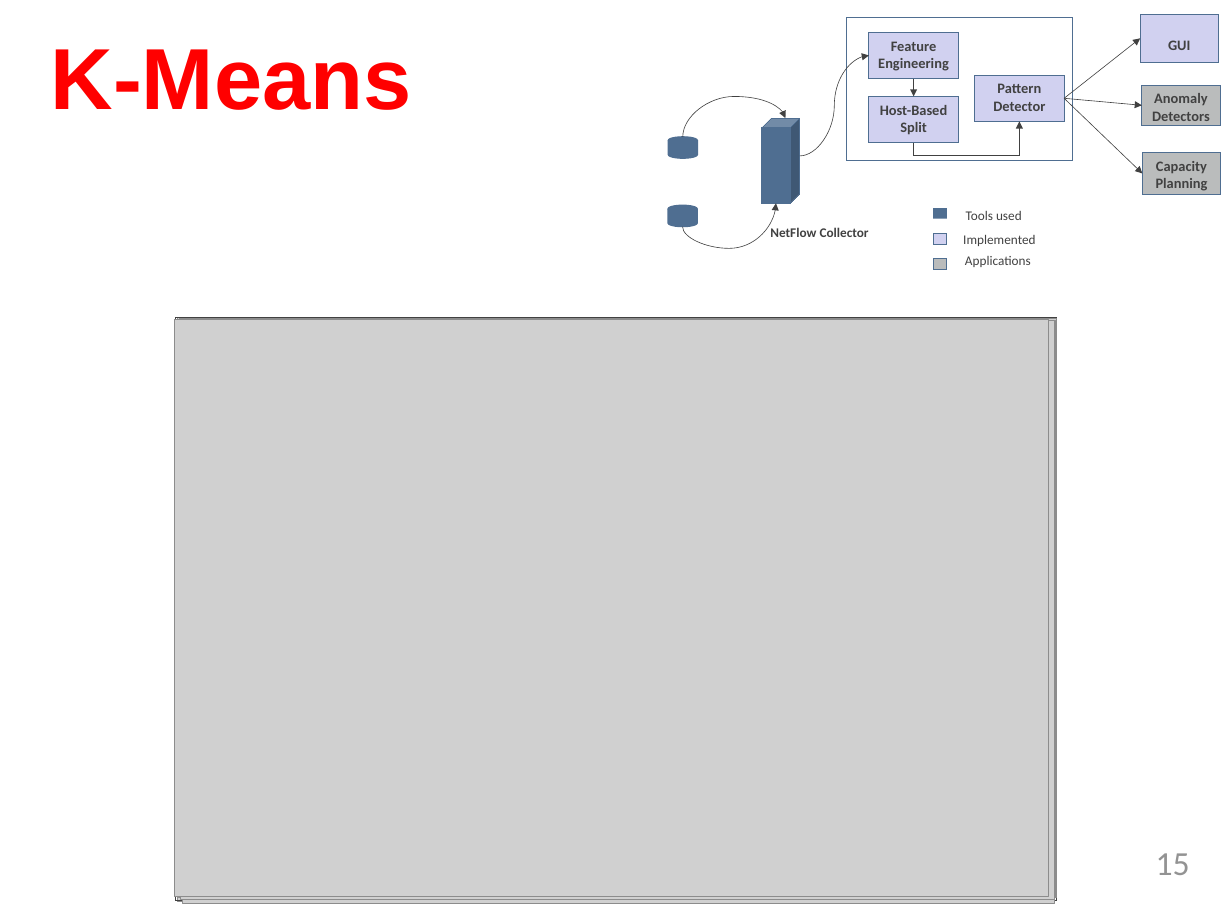
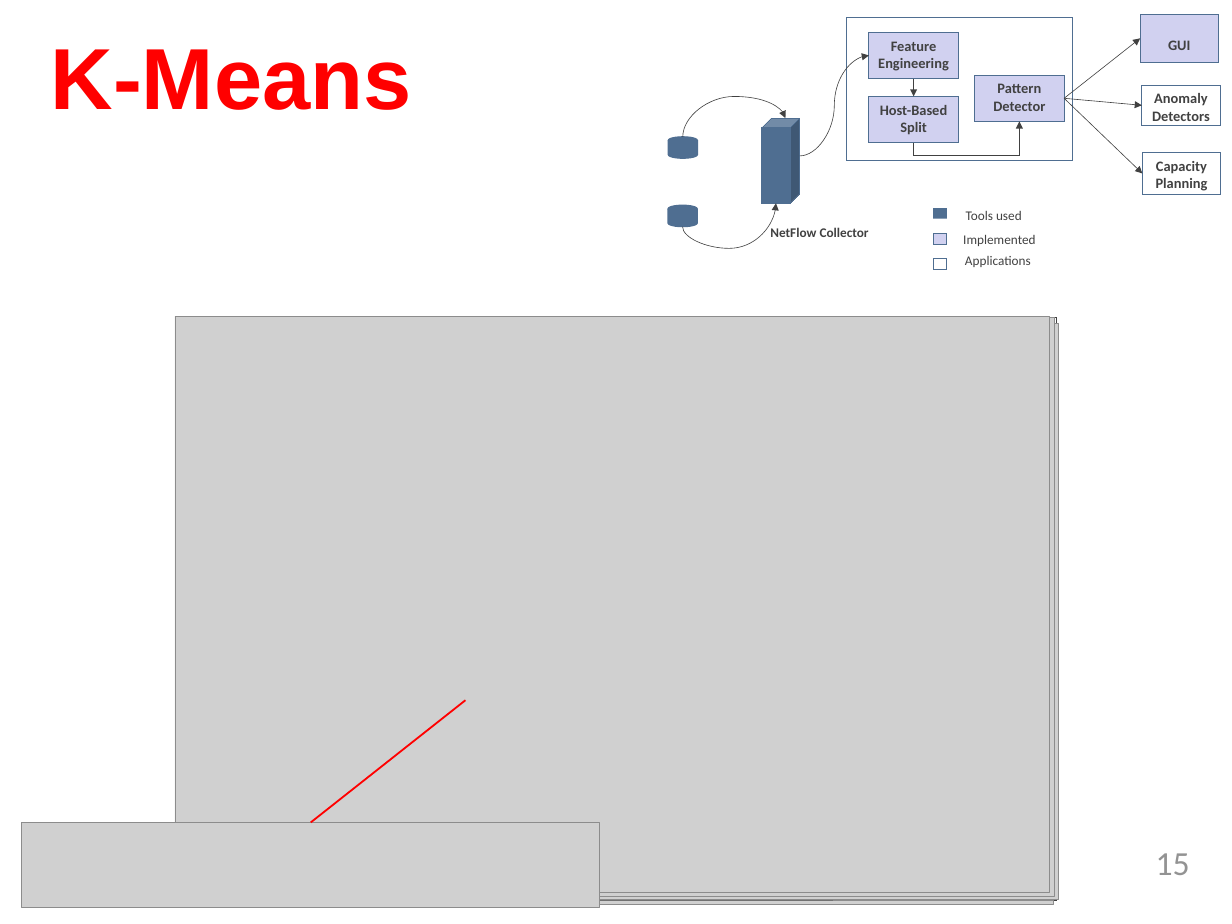
Before and after one commit to TejaKommineni/KnowNet, a slide deck: slide 15 of My Thesis/sample-thesis-0/Thesis_Defense.pptx. Drawn at 1232x924 pixels with LibreOffice and Linux fonts; fonts in the diff are those of the drawing; grey boxes stand for pictures; background and template pictures are left out. Boxes give left, top, right and bottom in pixels: in the first picture for what was removed or moved away, otherwise in the second. Text is boxed around its words. In the diff, an @@ line names an element or a change of style, - is before the commit and + after.

```diff
--- a/My Thesis/sample-thesis-0/Thesis_Defense.pptx
+++ b/My Thesis/sample-thesis-0/Thesis_Defense.pptx
@@ fill #BABCBC to #FFFFFF in 3 elements at (1142,85,1220,126), (1143,152,1221,194), (933,259,947,269) @@
@@ picture: place and size @@
-picture at (174,320,1049,897)
+picture at (175,316,1050,893)
@@ picture: place and size @@
-picture at (182,321,1054,904)
+picture at (181,317,1054,900)
@@ line added from (465, 700) to (311, 822), #FF0000 1.5 pt @@
@@ picture added at (22,822,600,907) @@
```
Also in this commit, not shown: 17 other slides changed, 28 other files.
